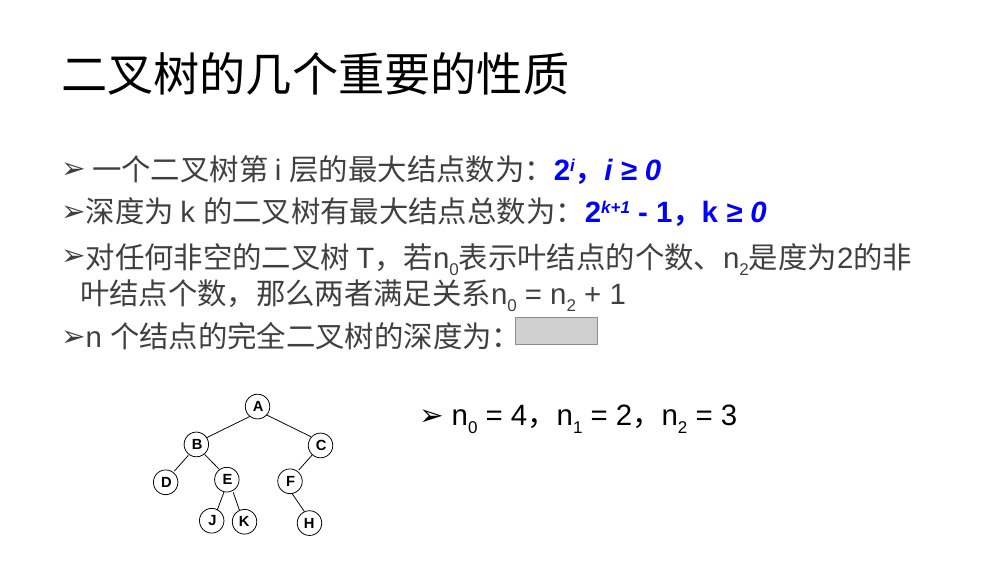
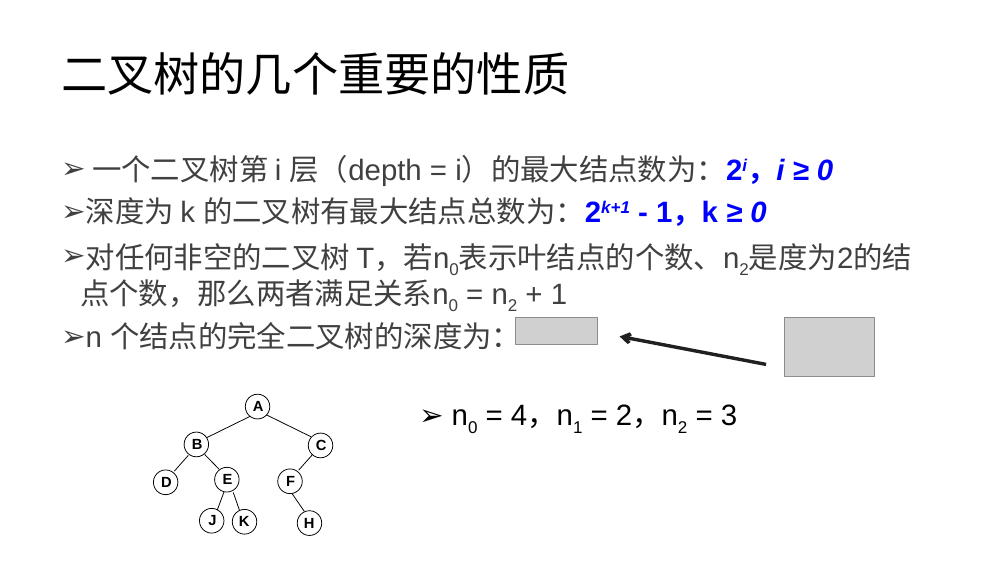
Before and after one commit to lezhang-thu/data-structure, a slide deck: slide 9 of 2022秋季-数据结构-第4章-树a.pptx. Drawn at 1008x567 pixels with LibreOffice and Linux fonts; fonts in the diff are those of the drawing; grey boxes stand for pictures. Boxes give left, top, right and bottom in pixels: in the first picture for what was removed or moved away, otherwise in the second. Text is boxed around its words. In the diff, an @@ line names an element or a change of style, - is before the commit and + after.

```diff
--- a/2022秋季-数据结构-第4章-树a.pptx
+++ b/2022秋季-数据结构-第4章-树a.pptx
@@ text at [92,155,833,186]: text changed @@
-➢ 一个二叉树第 i 层的最大结点数为：2i，i ≥ 0
+➢ 一个二叉树第 i 层（depth = i）的最大结点数为：2i，i ≥ 0
@@ text at [80,243,740,307]: text changed @@
-➢ 对任何非空的二叉树 T，若n0表示叶结点的个数、n2是度为2的非叶结点个数，那么两者满足关系n0 = n2 + 1
+➢ 对任何非空的二叉树 T，若n0表示叶结点的个数、n2是度为2的结点个数，那么两者满足关系n0 = n2 + 1
@@ picture added at [784,318,874,377] @@
@@ arrow added from (766, 364) to (620, 337), #202020 3.25 pt @@
```
Also in this commit, not shown: 2 other slides changed, 2 other files.
